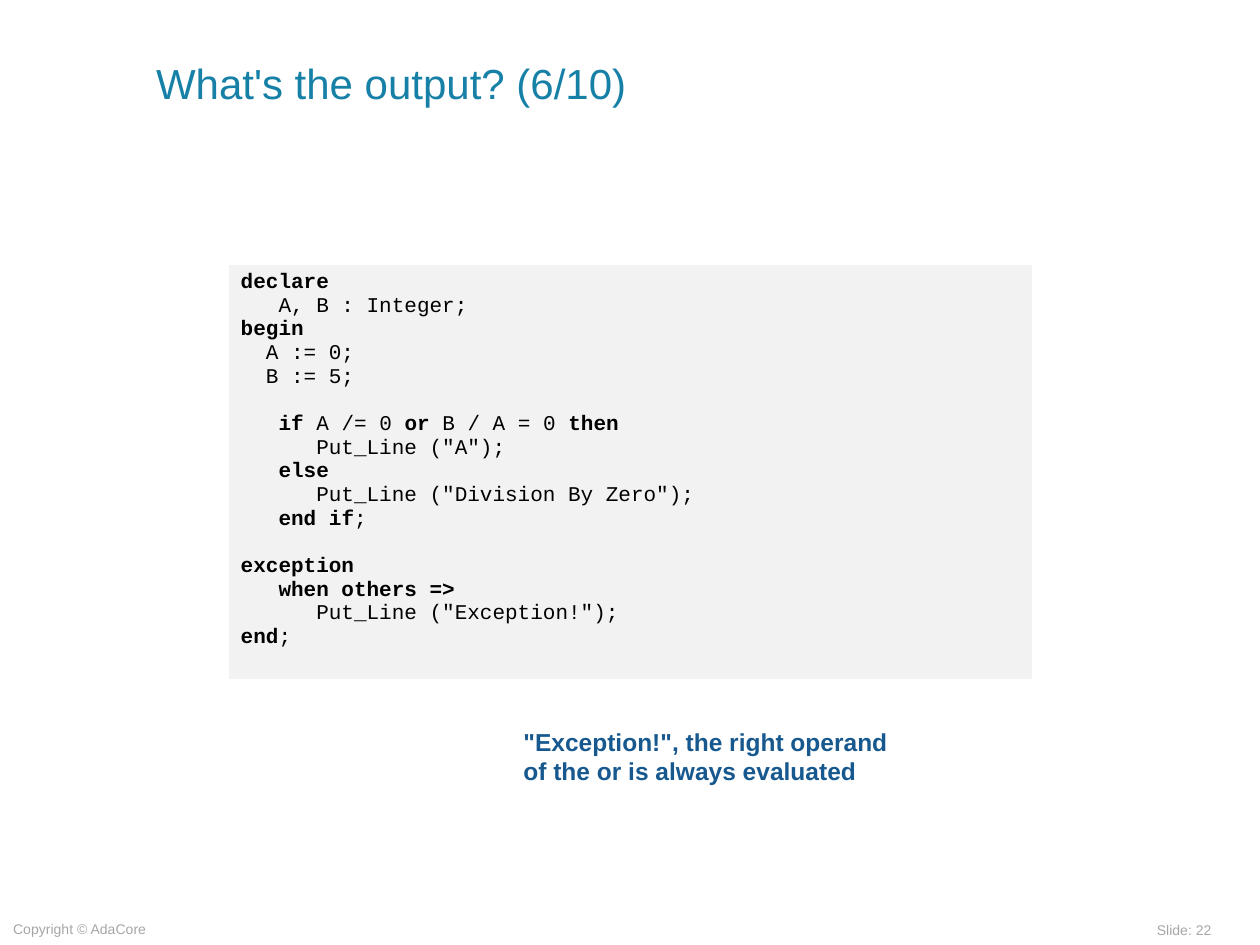
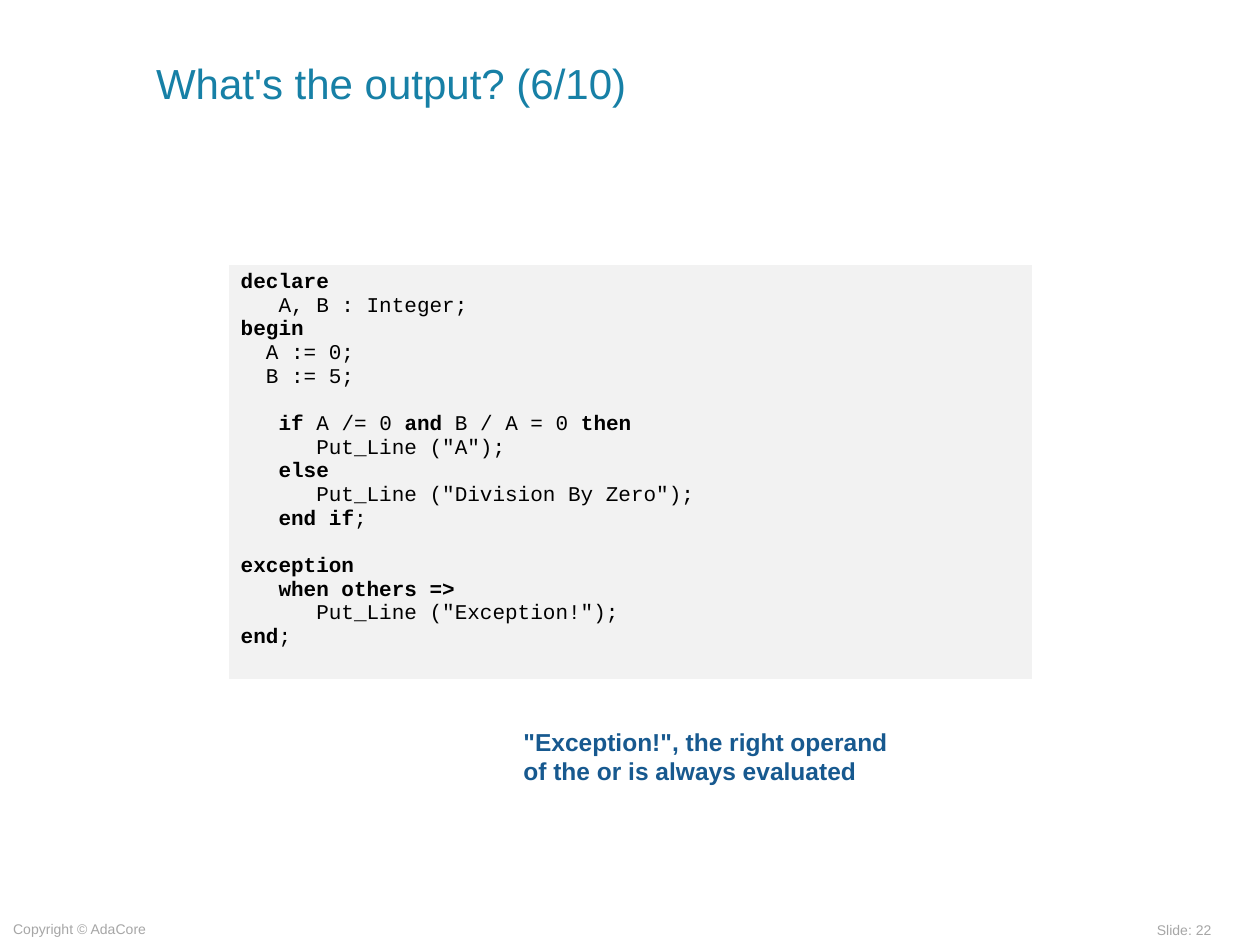
Before and after one commit to AdaCoreU/Courses, a slide deck: slide 22 of lectures/03_Programming_in_the_Large/01_Exceptions/slides/Exceptions.ppt. Drawn at 1260x945 pixels with LibreOffice and Linux fonts; fonts in the diff are those of the drawing; background and template pictures are left out. Boxes give left, top, right and bottom in pixels: in the first picture for what was removed or moved away, otherwise in the second. Text is boxed around its words. In the diff, an @@ line names an element or a change of style, - is before the commit and + after.

Commit message:
Minor fixes.

```diff
--- a/lectures/03_Programming_in_the_Large/01_Exceptions/slides/Exceptions.ppt
+++ b/lectures/03_Programming_in_the_Large/01_Exceptions/slides/Exceptions.ppt
@@ table at (x1=228, y1=265, x2=1032, y2=680) @@
@@ row 1, column 1: "declare / A, B : Integer; / begin / A := 0; / B := 5; / if A /= 0 or B / A = 0 then / Put_Line ("A"); / else / Put_Line ("Division By Zero"); / end if; / exception / when others => / Put_Line ("Exception!"); / end;" to "declare / A, B : Integer; / begin / A := 0; / B := 5; / if A /= 0 and B / A = 0 then / Put_Line ("A"); / else / Put_Line ("Division By Zero"); / end if; / exception / when others => / Put_Line ("Exception!"); / end;" @@
```
Also in this commit, not shown: 8 other slides changed.
